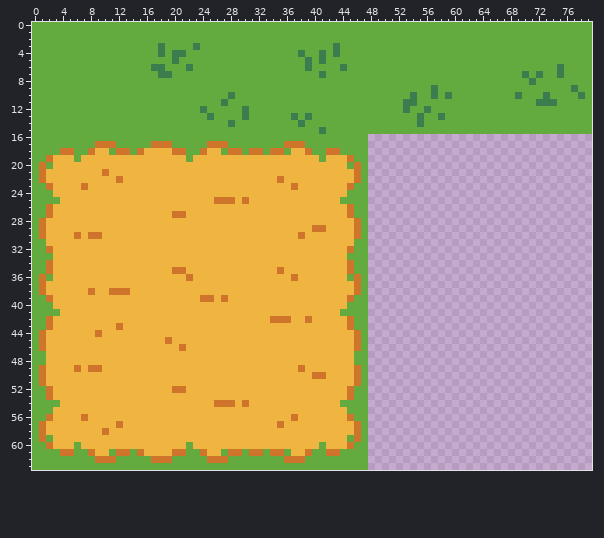
One commit to this sprite sheet: Assets/Sprites/Objects/Grass.png. Above is the file before it was changed.
The file is 80x64 pixels.
After the commit:
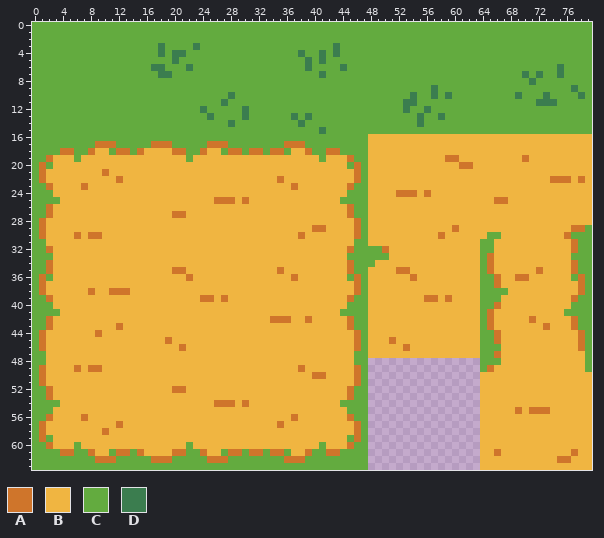
Palette (. is transparent): A #cf752b  B #f0b541  C #63ab3f  D #3b7d4f
Edits made:
y 16..18: x 48..79 ................................ -> BBBBBBBBBBBBBBBBBBBBBBBBBBBBBBBB
y 19: x 48..79 ................................ -> BBBBBBBBBBBAABBBBBBBBBABBBBBBBBB
y 20: x 48..79 ................................ -> BBBBBBBBBBBBBAABBBBBBBBBBBBBBBBB
y 21: x 48..79 ................................ -> BBBBBBBBBBBBBBBBBBBBBBBBBBBBBBBB
y 22: x 48..79 ................................ -> BBBBBBBBBBBBBBBBBBBBBBBBBBAAABAB
y 23: x 48..79 ................................ -> BBBBBBBBBBBBBBBBBBBBBBBBBBBBBBBB
y 24: x 48..79 ................................ -> BBBBAAABABBBBBBBBBBBBBBBBBBBBBBB
y 25: x 48..79 ................................ -> BBBBBBBBBBBBBBBBBBAABBBBBBBBBBBB
y 26..28: x 48..79 ................................ -> BBBBBBBBBBBBBBBBBBBBBBBBBBBBBBBB
y 29: x 48..79 ................................ -> BBBBBBBBBBBBABBBBBBBBBBBBBBBBAAC
y 30: x 48..79 ................................ -> BBBBBBBBBBABBBBBBCCBBBBBBBBBACCC
y 31: x 48..79 ................................ -> BBBBBBBBBBBBBBBBCCBBBBBBBBBBBACC
y 32: x 48..79 ................................ -> CCABBBBBBBBBBBBBCCBBBBBBBBBBBACC
y 33: x 48..79 ................................ -> CCCBBBBBBBBBBBBBCABBBBBBBBBBBCCC
y 34: x 48..79 ................................ -> CBBBBBBBBBBBBBBBCABBBBBBBBBBBACC
y 35: x 48..79 ................................ -> BBBBAABBBBBBBBBBCABBBBBBABBBBACC
y 36: x 48..79 ................................ -> BBBBBBABBBBBBBBBCCABBAABBBBBBCAC
y 37: x 48..79 ................................ -> BBBBBBBBBBBBBBBBCCABBBBBBBBBBBAC
y 38: x 48..79 ................................ -> BBBBBBBBBBBBBBBBCCCCBBBBBBBBBBAC
y 39: x 48..79 ................................ -> BBBBBBBBAABABBBBCCCBBBBBBBBBBACC
y 40: x 48..79 ................................ -> BBBBBBBBBBBBBBBBCCABBBBBBBBBBCCC
y 41: x 48..79 ................................ -> BBBBBBBBBBBBBBBBCABBBBBBBBBBCCCC
y 42: x 48..79 ................................ -> BBBBBBBBBBBBBBBBCABBBBBABBBBBACC
y 43: x 48..79 ................................ -> BBBBBBBBBBBBBBBBCABBBBBBBABBBACC
y 44: x 48..79 ................................ -> BBBBBBBBBBBBBBBBCCABBBBBBBBBBBAC
y 45: x 48..79 ................................ -> BBBABBBBBBBBBBBBCCABBBBBBBBBBBAC
y 46: x 48..79 ................................ -> BBBBBABBBBBBBBBBCCCBBBBBBBBBBBAC
y 47: x 48..79 ................................ -> BBBBBBBBBBBBBBBBCCABBBBBBBBBBBBC
y 48: x 64..79 ................ -> CCCBBBBBBBBBBBBC
y 49: x 64..79 ................ -> CABBBBBBBBBBBBBC
y 50..54: x 64..79 ................ -> BBBBBBBBBBBBBBBB
y 55: x 64..79 ................ -> BBBBBABAAABBBBBB
y 56..60: x 64..79 ................ -> BBBBBBBBBBBBBBBB
y 61: x 64..79 ................ -> BBABBBBBBBBBBABB
y 62: x 64..79 ................ -> BBBBBBBBBBBAABBB
y 63: x 64..79 ................ -> BBBBBBBBBBBBBBBB
Changed places in both pictures, as pixel boxes (x1, y1, x2, y2):
added: (368, 134, 592, 470)
